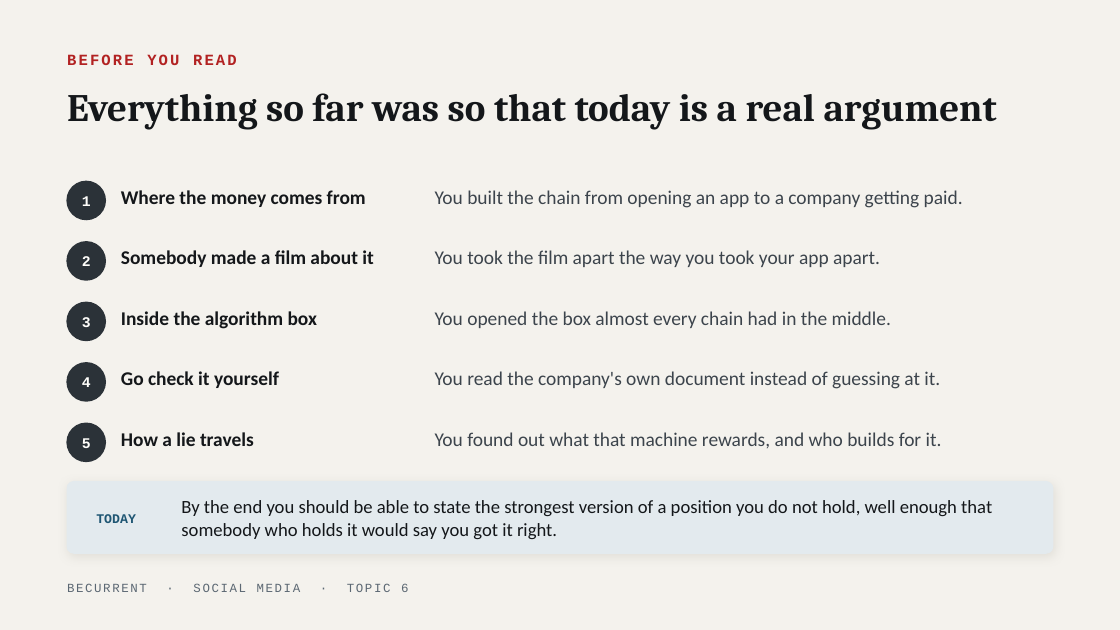
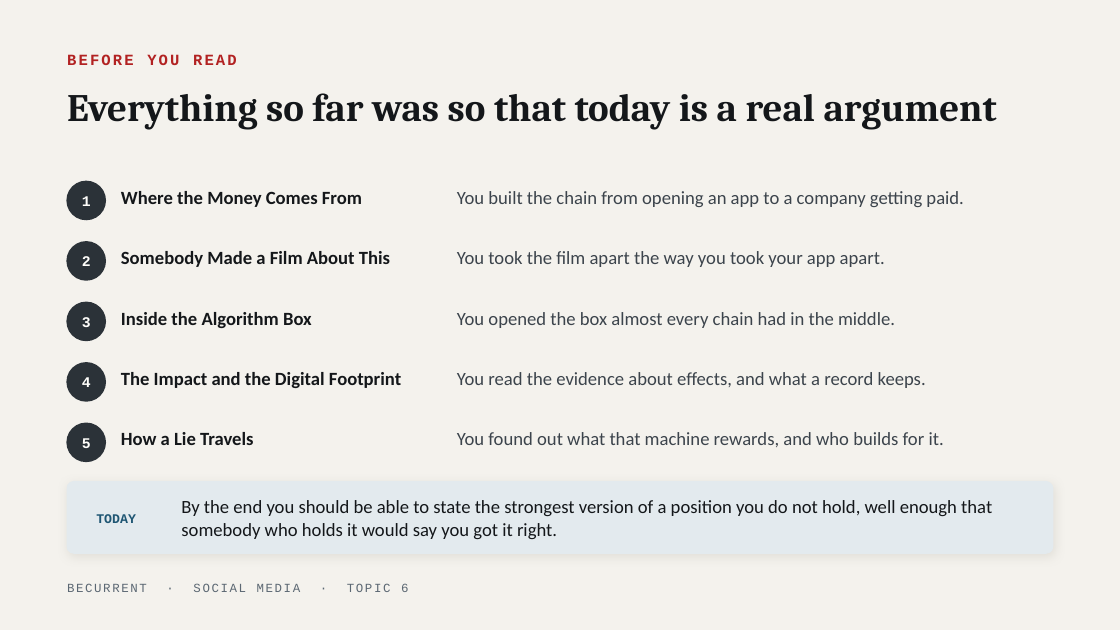
Before and after one commit to JeffAndersonLogic/BeCurrent, a slide deck: slide 2 of social-media/decks/topic-06-who-gets-to-decide.pptx. Drawn at 1120x630 pixels with LibreOffice and Linux fonts; fonts in the diff are those of the drawing. Boxes give left, top, right and bottom in pixels: in the first picture for what was removed or moved away, otherwise in the second. Text is boxed around its words. In the diff, an @@ line names an element or a change of style, - is before the commit and + after.

```diff
--- a/social-media/decks/topic-06-who-gets-to-decide.pptx
+++ b/social-media/decks/topic-06-who-gets-to-decide.pptx
@@ text "You built the chain from ...": place and size @@
-text "You built the chain from ..." at <box>435,190,963,208</box>
+text "You built the chain from ..." at <box>457,191,963,207</box>
@@ text at <box>121,191,362,207</box>: text changed; size 12.5 to 12 pt @@
-Where the money comes from
+Where the Money Comes From
@@ text at <box>121,251,390,267</box>: text changed; size 12.5 to 12 pt @@
-Somebody made a film about it
+Somebody Made a Film About This
@@ text "You took the film apart ...": place and size @@
-text "You took the film apart ..." at <box>435,250,880,267</box>
+text "You took the film apart ..." at <box>457,251,885,267</box>
@@ text at <box>121,312,312,328</box>: text changed; size 12.5 to 12 pt @@
-Inside the algorithm box
+Inside the Algorithm Box
@@ text "You opened the box almost ...": place and size @@
-text "You opened the box almost ..." at <box>435,311,891,328</box>
+text "You opened the box almost ..." at <box>457,312,895,328</box>
@@ text at <box>121,372,401,388</box>: text changed; size 12.5 to 12 pt @@
-Go check it yourself
+The Impact and the Digital Footprint
@@ text at <box>457,372,926,388</box>: text changed; size 12.5 to 12 pt @@
-You read the company's own document instead of guessing at it.
+You read the evidence about effects, and what a record keeps.
@@ text at <box>121,432,253,445</box>: text changed; size 12.5 to 12 pt @@
-How a lie travels
+How a Lie Travels
@@ size 12.5 to 12 pt in 4 elements at <box>457,191,963,207</box>, <box>457,251,885,267</box>, <box>457,312,895,328</box>, <box>457,432,944,447</box> @@
@@ text "You found out what that ...": place and size @@
-text "You found out what that ..." at <box>435,432,942,448</box>
+text "You found out what that ..." at <box>457,432,944,447</box>
```
Also in this commit, not shown: 17 other files.
